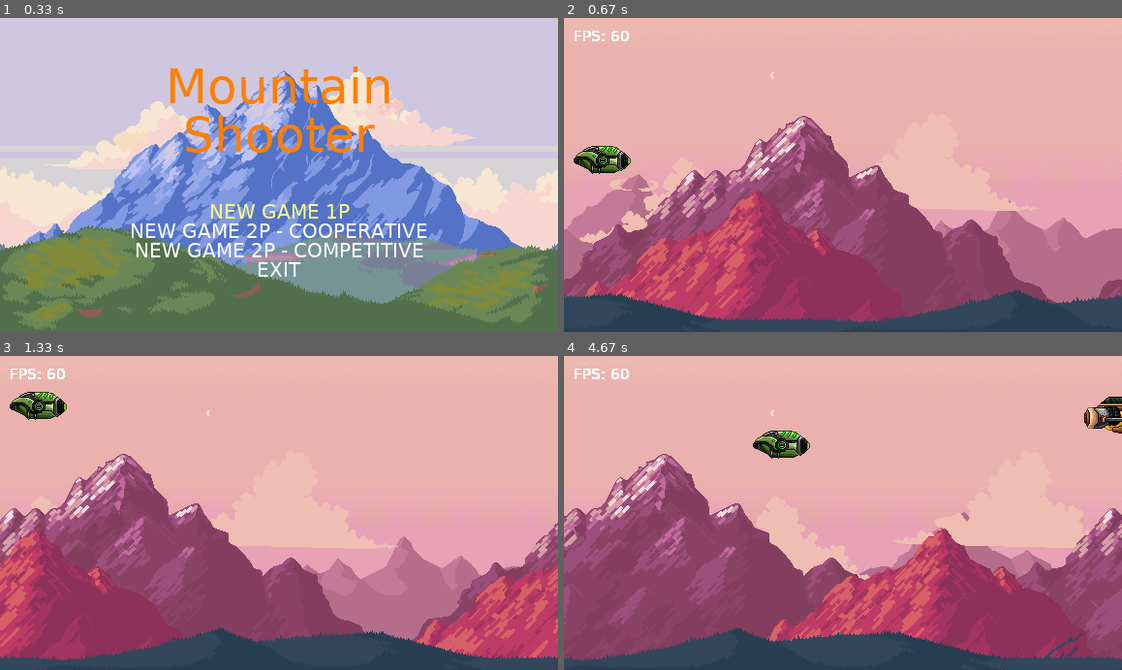
Above: before the commit, frames 1-4 (two rows, left to right).
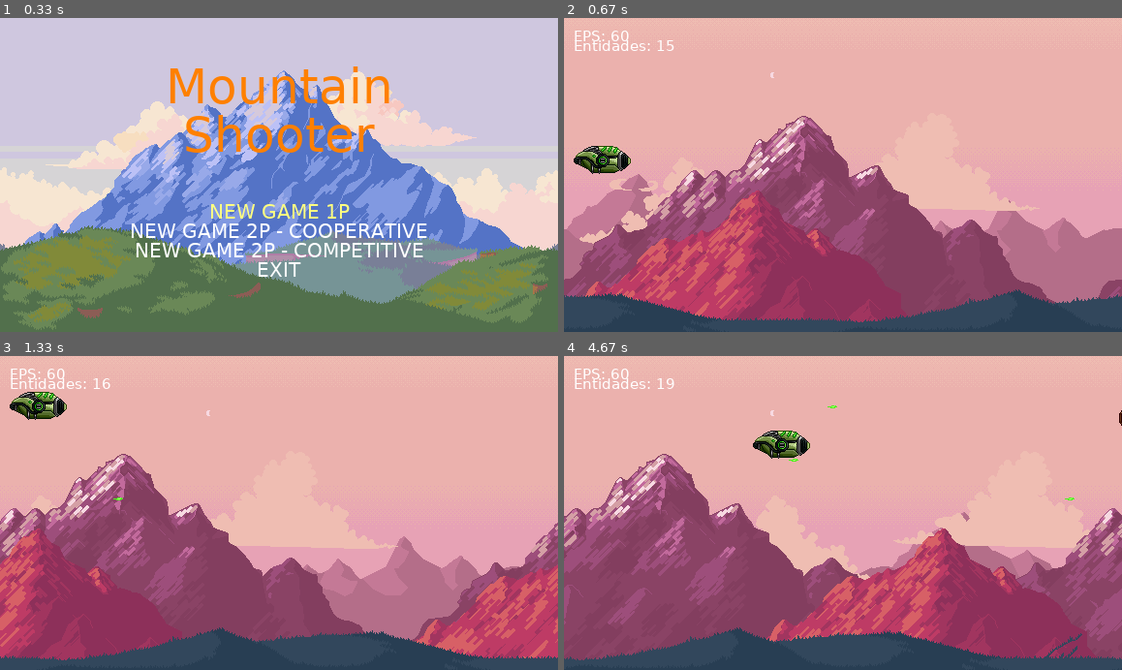
Above: after the commit, the same moments.

Repository: GeovannePad/uninter-engenharia-software
Game: pygame game, started from python/linguagem_programacao/MountainShooter/main.py
The game is run twice, just before and just after one commit, with the same random seed, the same clock (stepped at 60 frames per second) and the same inputs.
Inputs:
- Up to frame 1 (0.33 s): no input
- Up to frame 2 (0.67 s): tap Enter at 0.33 s
- Up to frame 3 (1.33 s): tap Right Ctrl at 0.67, 1.07 s; hold Up from 1 s (still down)
- Up to frame 4 (4.67 s): tap Right Ctrl at 1.37, 1.57, 1.87, 2.07, 2.37, 2.63, 2.97, 3.27, 3.4, 3.8, 4.1, 4.47 s; release Up at 1.47 s; hold Right 1.5-1.97 s; hold Left 2-2.53 s; hold Down 2.57-2.87 s; hold Left 2.9-3.3 s; hold Up 3.33-3.7 s; hold Right 3.73-4.37 s; hold Down from 4.4 s (still down)

Frame 1 is identical in both runs. In frame 2, 0.3% of the frame differs, in the area x 1-20%, y 4-11%; in frame 3, 0.3%; in frame 4, 0.9%, in the area x 1-100%, y 4-46%.

Commit message:
Aula prática 5 - Linguagem de Programação

Diff:
--- a/python/linguagem_programacao/MountainShooter/classes/Const.py
+++ b/python/linguagem_programacao/MountainShooter/classes/Const.py
@@ -17,22 +17,36 @@
                 "Level1Bg5": 5,
                 "Level1Bg6": 6,
                 "Player1": 5,
+                "Player1Shot": 2,
                 "Player2": 5,
-                "Enemy1": 2,
-                "Enemy2": 3,
+                "Player2Shot": 3,
+                "Enemy1": 1,
+                "Enemy1Shot": 2,
+                "Enemy2": 1,
+                "Enemy2Shot": 2,
                 }
+ENTITY_HEALTH = {"Level1Bg0": 999,
+                "Level1Bg1": 999,
+                "Level1Bg2": 999,
+                "Level1Bg3": 999,
+                "Level1Bg4": 999,
+                "Level1Bg5": 999,
+                "Level1Bg6": 999,
+                "Player1": 300,
+                "Player1Shot": 1,
+                "Player2": 300,
+                "Player1Shot": 1,
+                "Enemy1": 200,
+                "Enemy1Shot": 1,
+                "Enemy2": 200,
+                "Enemy2Shot": 1,
+                }
+ENTITY_SHOT_DELAY = {"Player1": 20, "Player2": 15, "Enemy1": 100, "Enemy2": 200}
 
-PLAYER_KEY_UP = {"Player1": pygame.K_UP,
-                 "Player2": pygame.K_w,
-                 }
-PLAYER_KEY_DOWN = {"Player1": pygame.K_DOWN,
-                 "Player2": pygame.K_s,
-                 }
-PLAYER_KEY_LEFT = {"Player1": pygame.K_LEFT,
-                 "Player2": pygame.K_a,
-                 }
-PLAYER_KEY_RIGHT = {"Player1": pygame.K_RIGHT,
-                 "Player2": pygame.K_d,
-                 }
+PLAYER_KEY_UP = {"Player1": pygame.K_UP, "Player2": pygame.K_w}
+PLAYER_KEY_DOWN = {"Player1": pygame.K_DOWN, "Player2": pygame.K_s}
+PLAYER_KEY_LEFT = {"Player1": pygame.K_LEFT, "Player2": pygame.K_a}
+PLAYER_KEY_RIGHT = {"Player1": pygame.K_RIGHT, "Player2": pygame.K_d}
+PLAYER_KEY_SHOOT = {"Player1": pygame.K_RCTRL, "Player2": pygame.K_LCTRL}
 
 EVENT_ENEMY = pygame.USEREVENT + 1
--- a/python/linguagem_programacao/MountainShooter/classes/Enemy.py
+++ b/python/linguagem_programacao/MountainShooter/classes/Enemy.py
@@ -1,11 +1,17 @@
-from classes.Const import ENTITY_SPEED, SCREEN_WIDTH
+from classes.Const import ENTITY_SHOT_DELAY, ENTITY_SPEED, SCREEN_WIDTH
+from classes.EnemyShot import EnemyShot
 from classes.Entity import Entity
 
 class Enemy(Entity):
     def __init__(self, name: str, position: tuple):
         super().__init__(name, position)
+        self.shot_delay = ENTITY_SHOT_DELAY[self.name]
 
     def move(self):
         self.rect.centerx -= ENTITY_SPEED[self.name]
-        if self.rect.right <= 0:
-            self.rect.left = SCREEN_WIDTH
+
+    def shoot(self):
+        self.shot_delay -= 1
+        if self.shot_delay == 0:
+            self.shot_delay = ENTITY_SHOT_DELAY[self.name]
+            return EnemyShot(name=f"{self.name}Shot", position=(self.rect.centerx, self.rect.centery))
--- /dev/null
+++ b/python/linguagem_programacao/MountainShooter/classes/EnemyShot.py
@@ -0,0 +1,9 @@
+from classes.Const import ENTITY_SPEED
+from classes.Entity import Entity
+
+class EnemyShot(Entity):
+    def __init__(self, name: str, position: tuple):
+        super().__init__(name, position)
+
+    def move(self):
+        self.rect.centerx -= ENTITY_SPEED[self.name]
--- a/python/linguagem_programacao/MountainShooter/classes/Entity.py
+++ b/python/linguagem_programacao/MountainShooter/classes/Entity.py
@@ -2,6 +2,7 @@
 
 from abc import ABC, abstractmethod
 import pygame
+from classes.Const import ENTITY_HEALTH
 
 class Entity(ABC):
     def __init__(self, name: str, position: tuple):
@@ -9,6 +10,7 @@
         self.surface = pygame.image.load("./assets/" + name + ".png").convert_alpha()
         self.rect = self.surface.get_rect(left=position[0], top=position[1])
         self.speed = 0
+        self.health = ENTITY_HEALTH[self.name]
 
     @abstractmethod
     def move(self):
--- /dev/null
+++ b/python/linguagem_programacao/MountainShooter/classes/EntityMediator.py
@@ -0,0 +1,31 @@
+from classes.Const import SCREEN_WIDTH
+from classes.Enemy import Enemy
+from classes.EnemyShot import EnemyShot
+from classes.PlayerShot import PlayerShot
+
+class EntityMediator:
+    @staticmethod
+    def __verify_collision_screen(entity):
+        if isinstance(entity, Enemy):
+            if entity.rect.right <= 0:
+                entity.health = 0
+
+        if isinstance(entity, PlayerShot):
+            if entity.rect.left >= SCREEN_WIDTH:
+                entity.health = 0
+
+        if isinstance(entity, EnemyShot):
+            if entity.rect.right <= 0:
+                entity.health = 0
+
+    @staticmethod
+    def verify_collision(entity_list: list):
+        for i in range(len(entity_list)):
+            entity1 = entity_list[i]
+            EntityMediator.__verify_collision_screen(entity1)
+
+    @staticmethod
+    def verify_health(entity_list: list):
+        for entity in entity_list:
+            if entity.health <= 0:
+                entity_list.remove(entity)
--- a/python/linguagem_programacao/MountainShooter/classes/Level.py
+++ b/python/linguagem_programacao/MountainShooter/classes/Level.py
@@ -2,9 +2,11 @@
 
 import random
 import pygame
+from classes.Enemy import Enemy
+from classes.EntityMediator import EntityMediator
 from classes.Const import COLOR_WHITE, EVENT_ENEMY, MENU_OPTION
 from classes.EntityFactory import EntityFactory
-
+from classes.Player import Player
 
 class Level:
     def __init__(self, screen, name, menu_option):
@@ -28,8 +30,18 @@
             clock.tick(60)
             for ent in self.entity_list:
                 self.screen.blit(source=ent.surface, dest=ent.rect)
-                self.level_text(15, f"FPS: {clock.get_fps():.0f}", COLOR_WHITE, (10, 10))
                 ent.move()
+                if isinstance(ent, (Player, Enemy)):
+                    shoot = ent.shoot()
+                    if shoot is not None:
+                        self.entity_list.append(shoot)
+
+            self.level_text(15, f"FPS: {clock.get_fps():.0f}", COLOR_WHITE, (10, 10))
+            self.level_text(15, f"Entidades: {len(self.entity_list)}", COLOR_WHITE, (10, 20))
+            pygame.display.flip()
+
+            EntityMediator.verify_collision(entity_list=self.entity_list)
+            EntityMediator.verify_health(entity_list=self.entity_list)
 
             for event in pygame.event.get():
                 if event.type == pygame.QUIT:
@@ -39,8 +51,6 @@
                     choice = random.choice(("Enemy1", "Enemy2"))
                     self.entity_list.append(EntityFactory.get_entity(choice))
 
-            pygame.display.flip()
-
     def level_text(self, text_size: int, text: str, text_color: tuple, text_pos: tuple):
         text_font = pygame.font.SysFont(name="Lucida Sans Typewritter", size=text_size)
         text_surface = text_font.render(text, True, text_color).convert_alpha()
--- a/python/linguagem_programacao/MountainShooter/classes/Player.py
+++ b/python/linguagem_programacao/MountainShooter/classes/Player.py
@@ -1,10 +1,12 @@
 import pygame
-from classes.Const import ENTITY_SPEED, PLAYER_KEY_DOWN, PLAYER_KEY_LEFT, PLAYER_KEY_RIGHT, PLAYER_KEY_UP, SCREEN_HEIGHT, SCREEN_WIDTH
+from classes.Const import ENTITY_SHOT_DELAY, ENTITY_SPEED, PLAYER_KEY_DOWN, PLAYER_KEY_LEFT, PLAYER_KEY_RIGHT, PLAYER_KEY_SHOOT, PLAYER_KEY_UP, SCREEN_HEIGHT, SCREEN_WIDTH
 from classes.Entity import Entity
+from classes.PlayerShot import PlayerShot
 
 class Player(Entity):
     def __init__(self, name: str, position: tuple):
         super().__init__(name, position)
+        self.shot_delay = ENTITY_SHOT_DELAY[self.name]
 
     def move(self):
         pressed_key = pygame.key.get_pressed()
@@ -18,3 +20,16 @@
             self.rect.centerx -= ENTITY_SPEED[self.name]
         if pressed_key[PLAYER_KEY_RIGHT[self.name]] and self.rect.right < SCREEN_WIDTH:
             self.rect.centerx += ENTITY_SPEED[self.name]
+
+    def shoot(self):
+        self.shot_delay -= 1
+        if self.shot_delay == 0:
+            self.shot_delay = ENTITY_SHOT_DELAY[self.name]
+
+            pressed_key = pygame.key.get_pressed()
+            if pressed_key[PLAYER_KEY_SHOOT[self.name]]:
+                return PlayerShot(name=f"{self.name}Shot", position=(self.rect.centerx, self.rect.centery))
+            else:
+                return None
+        else:
+            return None
--- /dev/null
+++ b/python/linguagem_programacao/MountainShooter/classes/PlayerShot.py
@@ -0,0 +1,9 @@
+from classes.Const import ENTITY_SPEED
+from classes.Entity import Entity
+
+class PlayerShot(Entity):
+    def __init__(self, name: str, position: tuple):
+        super().__init__(name, position)
+
+    def move(self):
+        self.rect.centerx += ENTITY_SPEED[self.name]
--- /dev/null
+++ b/python/linguagem_programacao/aula05/tema02/main.py
@@ -0,0 +1,64 @@
+import sqlite3
+#
+# # Conectando ao banco de dados (cria um novo se não existir)
+# conn = sqlite3.connect('animal.db')
+#
+# # Criando um cursor para executar comandos SQL
+# cursor = conn.cursor()
+#
+# # Criando a tabela
+# cursor.execute('''CREATE TABLE IF NOT EXISTS dog (
+#                      id INTEGER PRIMARY KEY AUTOINCREMENT,
+#                      name TEXT,
+#                      age INTEGER,
+#                      weight REAL,
+#                      height REAL,
+#                      breed TEXT
+#                  )''')
+#
+# # Exemplos de dados para inserir na tabela
+# pets_data = [
+#     ('Luke', 9, 45, 0.80, 'Pastor Alemao'),
+#     ('Buddy', 2, 7.2, 0.3, 'Golden Retriever'),
+#     ('Whiskers', 1, 1.2, 0.15, 'Siamese'),
+#     ('Max', 4, 5.0, 0.4, 'Labrador'),
+# ]
+#
+# # Inserindo os dados na tabela
+# for pet in pets_data:
+#     cursor.execute("INSERT INTO dog "
+#                    "(name, age, weight, height, breed) "
+#                    "VALUES (?, ?, ?, ?, ?)",
+#                    pet)
+#
+# # Commit das alterações
+# conn.commit()
+#
+# # Fechando a conexão com o banco de dados
+# conn.close()
+#
+# print("Registros inseridos com sucesso.")
+
+
+
+# Conectando ao banco de dados
+conn = sqlite3.connect('animal.db')
+
+# Criando um cursor para executar comandos SQL
+cursor = conn.cursor()
+
+# Selecionando todos os registros da tabela
+cursor.execute("SELECT * FROM dog")
+rows = cursor.fetchall()
+
+# Mostrando os registros
+for row in rows:
+    print(f"ID: {row[0]}, "
+          f"Name: {row[1]}, "
+          f"Age: {row[2]}, "
+          f"Weight: {row[3]}, "
+          f"Height: {row[4]}, "
+          f"Breed: {row[5]}")
+
+# Fechando a conexão com o banco de dados
+conn.close()
--- /dev/null
+++ b/python/linguagem_programacao/aula05/tema03/data.json
@@ -0,0 +1,7 @@
+{
+    "name": "Luke",
+    "age": 9,
+    "weight": 45,
+    "height": 0.8,
+    "breed": "pastor alem\u00e3o"
+}
--- /dev/null
+++ b/python/linguagem_programacao/aula05/tema03/dog.json
@@ -0,0 +1,7 @@
+{
+    "name": "Luke",
+    "age": 9,
+    "weight": 45,
+    "height": 0.8,
+    "breed": "Pastor Alem\u00e3o"
+}
--- /dev/null
+++ b/python/linguagem_programacao/aula05/tema03/main.py
@@ -0,0 +1,68 @@
+# import json
+#
+# # Dados a serem salvos em um arquivo JSON
+# data = {
+#     "name": "Luke",
+#     "age": 9,
+#     "weight": 45,
+#     "height": 0.8,
+#     "breed": "pastor alemão",
+# }
+#
+# # Caminho para o arquivo JSON
+# file_path = "data.json"
+#
+# # Salvar dados em formato JSON no arquivo
+# with open(file_path, "w") as json_file:
+#     json.dump(data, json_file, indent=4)
+#
+# print("Dados salvos em JSON.")
+#
+# # Carregar dados de um arquivo JSON
+# with open(file_path, "r") as json_file:
+#     loaded_data = json.load(json_file)
+#
+# print("Dados carregados do JSON:")
+# print(loaded_data)
+
+
+import json
+
+
+class Dog:
+    def __init__(self, name, age, weight, height, breed):
+        self.name = name
+        self.age = age
+        self.weight = weight
+        self.height = height
+        self.breed = breed
+
+
+# Criando um objeto da classe Dog
+dog = Dog("Luke", 9, 45, 0.8, "Pastor Alemão")
+
+# Caminho para o arquivo JSON
+file_path = "dog.json"
+
+# Convertendo o objeto para um dicionário
+dog_dict = {
+    "name": dog.name,
+    "age": dog.age,
+    "weight": dog.weight,
+    "height": dog.height,
+    "breed": dog.breed
+}
+
+# Salvando o dicionário em formato JSON no arquivo
+with open(file_path, "w") as json_file:
+    json.dump(dog_dict, json_file, indent=4)
+
+print("Objeto da classe Dog salvo em formato JSON.")
+print("Dados salvos em JSON.")
+
+# Carregar dados de um arquivo JSON
+with open(file_path, "r") as json_file:
+    loaded_data = json.load(json_file)
+
+print("Dados carregados do JSON:")
+print(loaded_data)
--- /dev/null
+++ b/python/linguagem_programacao/aula05/tema04/main.py
@@ -0,0 +1,82 @@
+import sqlite3
+
+
+# Classe Dog
+class Dog:
+    def __init__(self, name, age, weight, height, breed):
+        self.name = name
+        self.age = age
+        self.weight = weight
+        self.height = height
+        self.breed = breed
+
+
+# Proxy para interagir com o banco de dados SQLite3
+class DbProxy:
+    def __init__(self, database_path='dogs.db'):
+        self.database_path = database_path
+
+    def insert_dog(self, new_dog):
+        conn = sqlite3.connect(self.database_path)
+        cursor = conn.cursor()
+
+        cursor.execute('''CREATE TABLE IF NOT EXISTS dogs (
+                            id INTEGER PRIMARY KEY AUTOINCREMENT,
+                            name TEXT,
+                            age INTEGER,
+                            weight REAL,
+                            height REAL,
+                            breed TEXT
+                        )''')
+
+        cursor.execute("INSERT INTO dogs "
+                       "(name, age, weight, height, breed) "
+                       "VALUES (?, ?, ?, ?, ?)",
+                       (new_dog.name,
+                        new_dog.age,
+                        new_dog.weight,
+                        new_dog.height,
+                        new_dog.breed))
+
+        conn.commit()
+        conn.close()
+        print("Dog inserted successfully.")
+
+    def get_all_dogs(self):
+        conn = sqlite3.connect(self.database_path)
+        cursor = conn.cursor()
+
+        cursor.execute("SELECT * FROM dogs")
+        rows = cursor.fetchall()
+
+        dogs = []
+        for row in rows:
+            dogs.append(Dog(row[1], row[2], row[3], row[4], row[5]))
+
+        conn.close()
+        return dogs
+
+
+
+
+
+
+
+
+
+
+# Criando um objeto Dog
+dog = Dog("Luke", 10, 45, 0.8, "Pastor Alemão")
+
+# Usando o Proxy para inserir o objeto no banco de dados
+proxy = DbProxy()
+proxy.insert_dog(dog)
+
+# Usando o Proxy para buscar todos os cachorros no banco de dados
+all_dogs = proxy.get_all_dogs()
+for d in all_dogs:
+    print(f"Name: {d.name}, "
+          f"Age: {d.age}, "
+          f"Weight: {d.weight}, "
+          f"Height: {d.height}, "
+          f"Breed: {d.breed}")
--- /dev/null
+++ b/python/linguagem_programacao/aula05/tema06/main.py
@@ -0,0 +1,46 @@
+import sqlite3
+import json
+
+
+class JsonSqliteAdapter:
+    def __init__(self, db_name):
+        self.db_name = db_name
+
+    def connect(self):
+        self.conn = sqlite3.connect(self.db_name)
+        self.conn.execute("CREATE TABLE IF NOT EXISTS data "
+                          "(id INTEGER PRIMARY KEY, json_data TEXT)")
+
+    def save_data(self, data):
+        json_data = json.dumps(data)
+        self.conn.execute("INSERT INTO data (json_data) "
+                          "VALUES (?)",
+                          (json_data,))
+        self.conn.commit()
+
+    def load_data(self):
+        cursor = self.conn.execute("SELECT json_data FROM data")
+        json_data_list = [row[0] for row in cursor.fetchall()]
+        data_list = [json.loads(json_data) for json_data in json_data_list]
+        return data_list
+
+    def close(self):
+        self.conn.close()
+
+
+
+
+
+# Exemplo de uso
+if __name__ == "__main__":
+    adapter = JsonSqliteAdapter("data.db")
+    adapter.connect()
+
+    data_to_save = [{"name": "Alice", "age": 25}, {"name": "Bob", "age": 30}]
+    adapter.save_data(data_to_save)
+
+    loaded_data = adapter.load_data()
+    for item in loaded_data:
+        print(item)
+
+    adapter.close()
Binary file added: python/linguagem_programacao/aula05/tema02/animal.db
Binary file added: python/linguagem_programacao/aula05/tema04/dogs.db
Binary file added: python/linguagem_programacao/aula05/tema06/data.db
